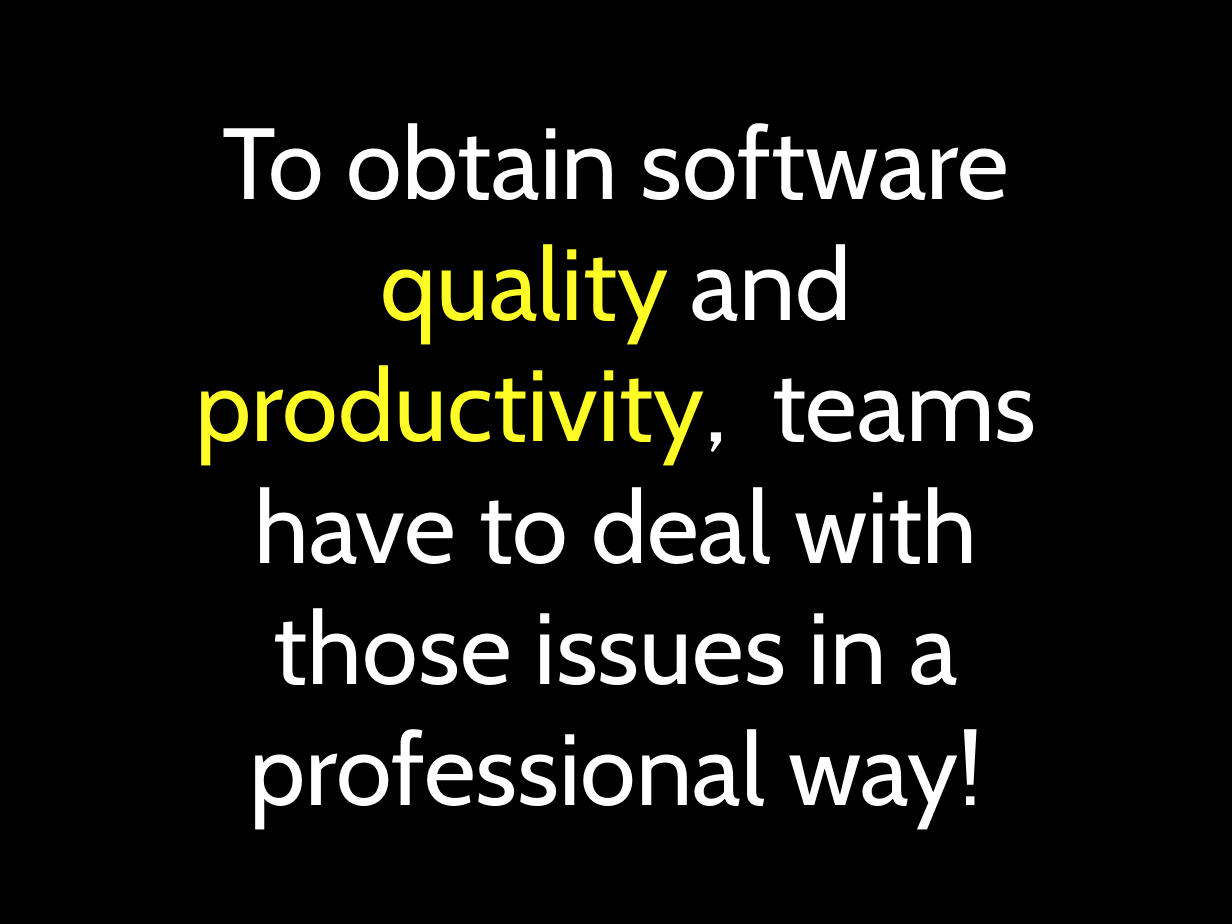
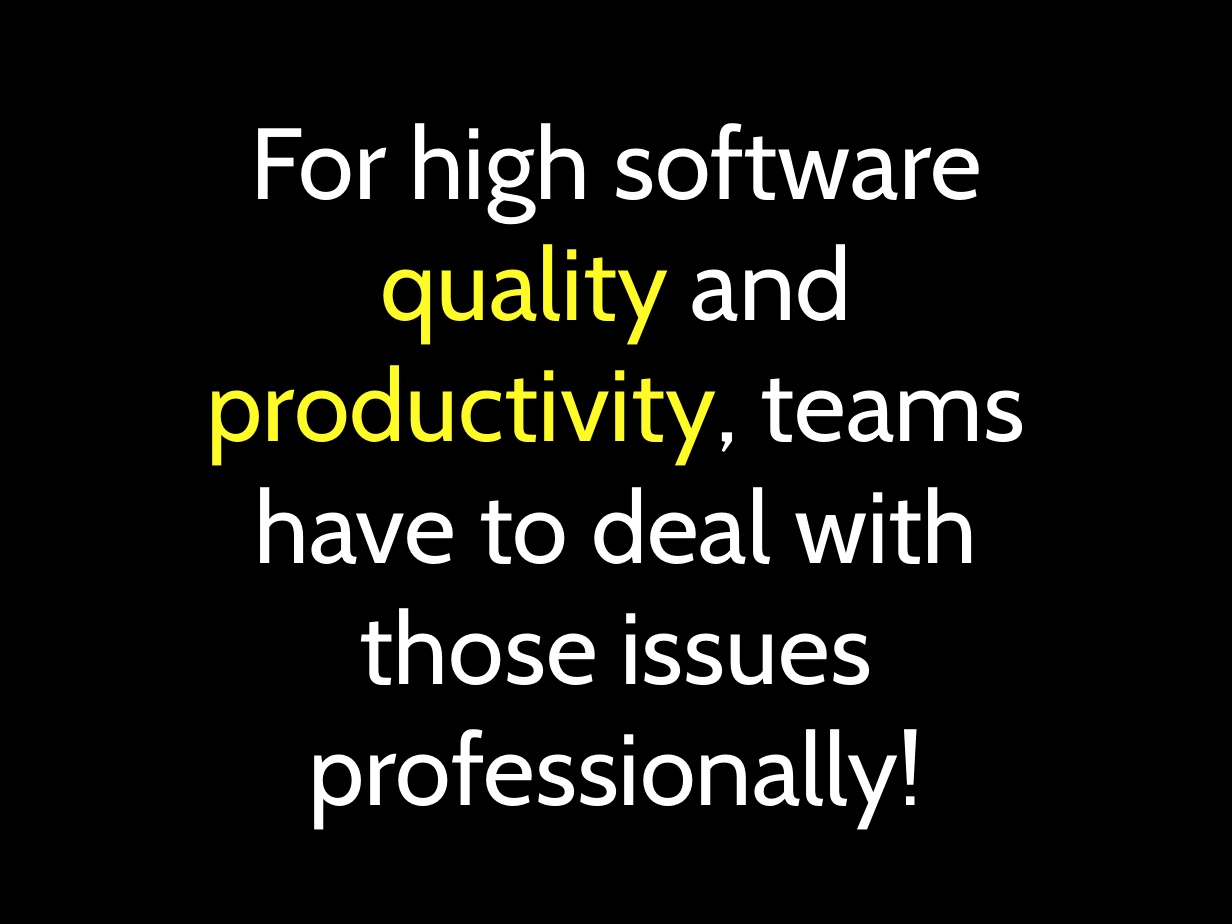
Before and after one commit to pauloborba/software-engineering-courses, a slide deck: slide 40 of Aulas/ApresentacaoEIntroducaoAESSGraduacao/SEIntroduction.pptx. Drawn at 1232x924 pixels with LibreOffice and Linux fonts; fonts in the diff are those of the drawing. Boxes give left, top, right and bottom in pixels: in the first picture for what was removed or moved away, otherwise in the second. Text is boxed around its words. In the diff, an @@ line names an element or a change of style, - is before the commit and + after.

```diff
--- a/Aulas/ApresentacaoEIntroducaoAESSGraduacao/SEIntroduction.pptx
+++ b/Aulas/ApresentacaoEIntroducaoAESSGraduacao/SEIntroduction.pptx
@@ title at (207, 123, 1025, 685): text changed @@
-To obtain software quality and productivity, teams have to deal with those issues in a professional way!
+For high software quality and productivity, teams have to deal with those issues professionally!
```
Also in this commit, not shown: 22 other slides changed, 1 slide added, 3 slides removed, 1 other file.
